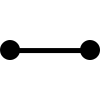
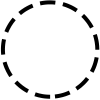
Layered file, before and after one edit (100x100). Changes by layer:
hid "Ellipse 5" over [0, 40, 100, 60]
showed "Ellipse 1", painted on it over [0, 0, 100, 99]
